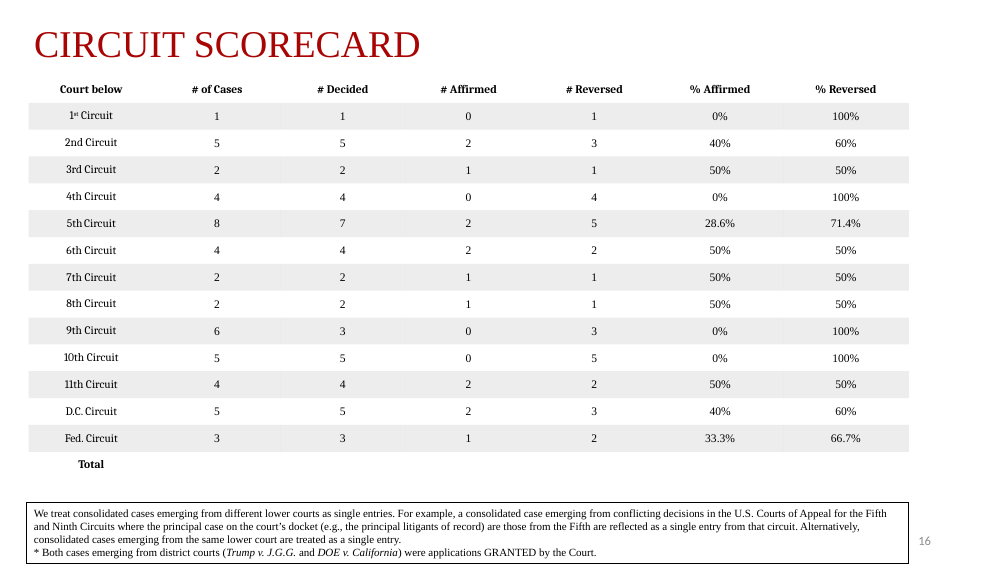
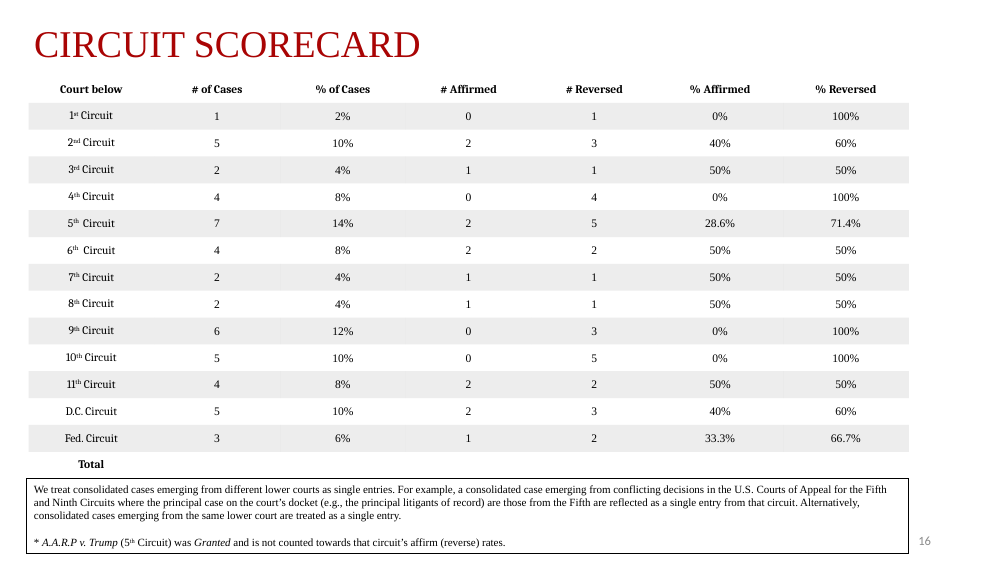
Before and after one commit to JakeTruscott/scotuswatch, a slide deck: slide 16 of Stat Reviews/OT24_StatReview/compilation/SCOTUSBlog/statpack_OT24.pptx. Drawn at 1008x567 pixels with LibreOffice and Linux fonts; fonts in the diff are those of the drawing. Boxes give left, top, right and bottom in pixels: in the first picture for what was removed or moved away, otherwise in the second. Text is boxed around its words. In the diff, an @@ line names an element or a change of style, - is before the commit and + after.

```diff
--- a/Stat Reviews/OT24_StatReview/compilation/SCOTUSBlog/statpack_OT24.pptx
+++ b/Stat Reviews/OT24_StatReview/compilation/SCOTUSBlog/statpack_OT24.pptx
@@ table at (29,76,907,479) @@
-row 1, column 3: # Decided
+row 1, column 3: % of Cases
-row 2, column 3: 1
+row 2, column 3: 2%
-row 3, column 3: 5
+row 3, column 3: 10%
-row 4, column 3: 2
+row 4, column 3: 4%
-row 5, column 3: 4
+row 5, column 3: 8%
-row 6, column 2: 8
+row 6, column 2: 7
-row 6, column 3: 7
+row 6, column 3: 14%
-row 7, column 3: 4
+row 7, column 3: 8%
-row 8, column 3: 2
+row 8, column 3: 4%
-row 9, column 3: 2
+row 9, column 3: 4%
-row 10, column 3: 3
+row 10, column 3: 12%
-row 11, column 3: 5
+row 11, column 3: 10%
-row 12, column 3: 4
+row 12, column 3: 8%
-row 13, column 3: 5
+row 13, column 3: 10%
-row 14, column 3: 3
+row 14, column 3: 6%
@@ now superscript in "2nd", "3rd", "4th", "5th" and 6 more places @@
@@ rectangle "We treat consolidated cases emerging ...": place and size @@
-rectangle "We treat consolidated cases emerging ..." at (26,503,909,564)
+rectangle "We treat consolidated cases emerging ..." at (26,479,909,553)
@@ text in rectangle at (42,538,505,549): text changed @@
-* Both cases emerging from district courts (Trump v. J.G.G. and DOE v. California) were applications GRANTED by the Court.
+* A.A.R.P v. Trump (5th Circuit) was Granted and is not counted towards that circuit’s affirm (reverse) rates.
```
Also in this commit, not shown: 5 other slides changed, 12 other files.
